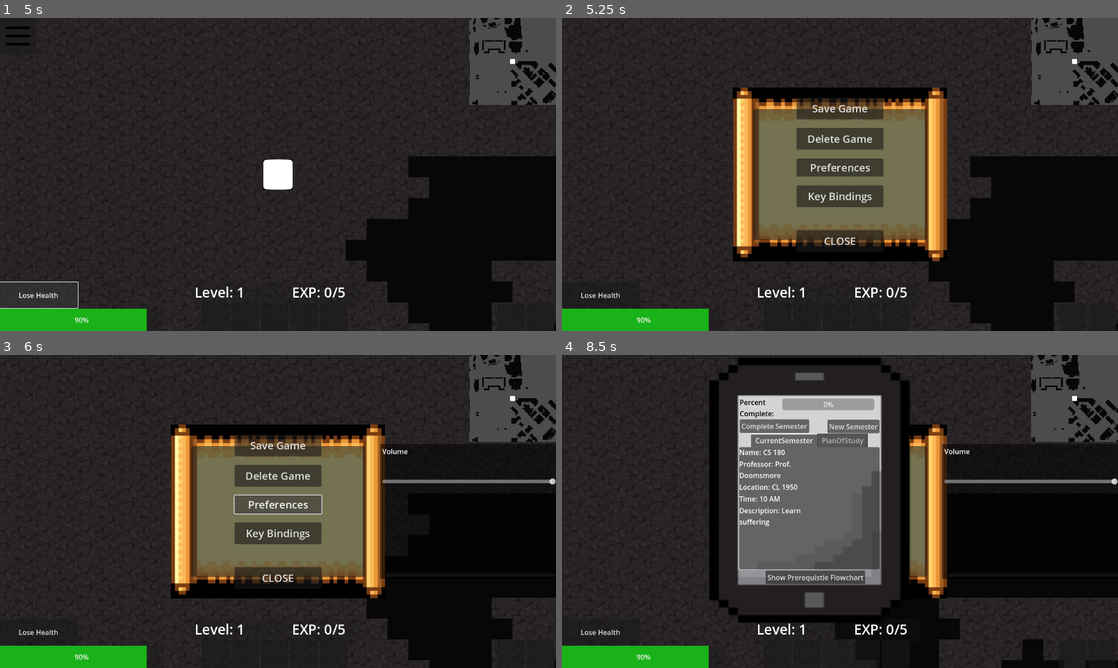
Above: before the commit, frames 1-4 (two rows, left to right).
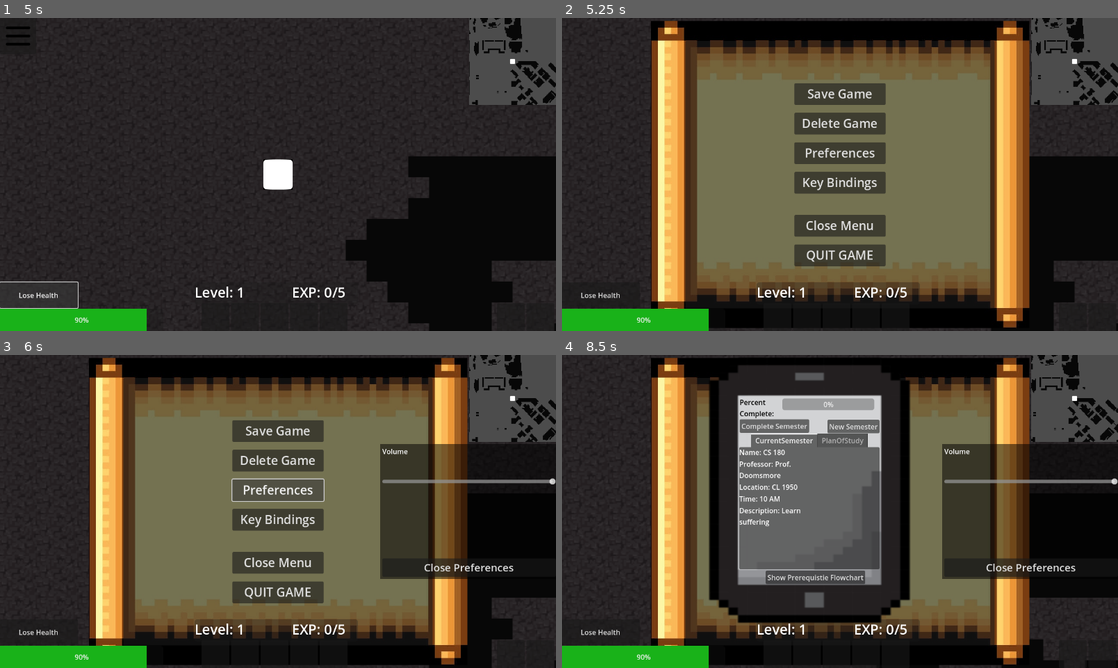
Above: after the commit, the same moments.

Repository: trex414/Profpocalypse-Purdue-Edition
Game: Godot game, scene res://test_main.tscn
The game is run twice, just before and just after one commit, with the same random seed, the same clock (stepped at 60 frames per second) and the same inputs.
Inputs (mouse positions are in pixels of both pictures, inside the frame that each line leads up to):
- Up to frame 1 (5 s): click (216, 318) at 0.52 s; click (244, 318) at 1.27 s; click (272, 318) at 2 s; click (305, 318) at 2.75 s; click (333, 318) at 3.5 s; click "Lose Health" at 4.25 s
- Up to frame 2 (5.25 s): click (578, 36) at 5 s
- Up to frame 3 (6 s): click "Preferences" at 5.75 s
- Up to frame 4 (8.5 s): click "Key Bindings" at 6.5 s; click "Save Game" at 7.25 s; tap Enter at 8 s; move the mouse to (962, 495) at 8.02 s; hold D (move_right) from 8.03 s (still down); tap C (courses_information) at 8.1 s; tap Space at 8.27 s

Frame 1 is identical in both runs. In frame 2, 52% of the frame differs, in the area x 16-85%, y 0-100%; in frame 3, 52%; in frame 4, 30%.

Commit message:
Resized and formatted menu, added close game with confirmation popup

Diff:
--- a/Settings/scenes/control_preferences.gd
+++ b/Settings/scenes/control_preferences.gd
@@ -1,6 +1,7 @@
 extends Control
 
 @onready var volume_slider = $"Panel/VBoxContainer/Volume Slider"
+
 
 # Called when the node enters the scene tree for the first time.
 func _ready():
--- a/Settings/scenes/control_settings.gd
+++ b/Settings/scenes/control_settings.gd
@@ -8,8 +8,9 @@
 @onready var close_keybind_button = $"Panel/VBoxContainer/Control - Key Bind Menu/Panel/VBoxContainer/Close Keybind Menu"
 @onready var delete_confirm_dialog = $DeleteConfirmation
 @onready var HUD_settings_button = $"../Menu Button"
-#@onready var volume_slider = $"Panel/VBoxContainer/Volume Slider"
 @onready var preferences_button = $"Panel/VBoxContainer/Preferences Button"
+@onready var quit_button = $"Panel/VBoxContainer/Close Game"
+@onready var quit_confirm_dialog = $QuitConfirmation
 
 var is_open = false
 var keybind_menu_open = false
@@ -25,6 +26,7 @@
 	keybind_menu_button.pressed.connect(toggle_keybind_menu)
 	close_keybind_button.pressed.connect(_on_CloseMenuButton_pressed)
 	preferences_button.pressed.connect(_on_preferences_button_pressed)
+	quit_button.pressed.connect(_on_quit_game)
 	#volume_slider.value = SaveManager.volume
 	#volume_slider.connect("value_changed", _on_volume_changed)
 
@@ -61,7 +63,7 @@
 
 func _on_delete():
 	delete_confirm_dialog.popup_centered()
-	#SaveManager.delete()
+
 
 func _on_delete_confirmation_confirmed():
 	SaveManager.delete()
@@ -76,9 +78,13 @@
 	keybind_menu_open = !keybind_menu_open
 
 
-#func _on_volume_changed(value):
-#	AudioServer.set_bus_volume_db(0, linear_to_db(value))
-#	SaveManager.set_volume(value)
+func _on_quit_game():
+	quit_confirm_dialog.popup_centered()
+
+func _on_quit_confirmation_confirmed():
+	SaveManager.save()
+	get_tree().quit()
+
 
 func _on_preferences_button_pressed():
 	if preferences_menu == null:
--- a/Settings/scenes/preferences_menu.tscn
+++ b/Settings/scenes/preferences_menu.tscn
@@ -60,5 +60,7 @@
 
 [node name="Close Menu" type="Button" parent="Panel/VBoxContainer"]
 layout_mode = 2
+theme_override_font_sizes/font_size = 24
+text = "Close Preferences"
 
 [connection signal="pressed" from="Panel/VBoxContainer/Close Menu" to="." method="_on_close_button_pressed"]
--- a/Settings/scenes/setting_menu.tscn
+++ b/Settings/scenes/setting_menu.tscn
@@ -15,7 +15,7 @@
 script = ExtResource("1_48vij")
 
 [node name="TextureRect" type="TextureRect" parent="."]
-custom_minimum_size = Vector2(700, 400)
+custom_minimum_size = Vector2(871, 706)
 layout_mode = 1
 anchors_preset = -1
 anchor_left = 0.5
@@ -29,7 +29,7 @@
 stretch_mode = 5
 
 [node name="Panel" type="Panel" parent="."]
-custom_minimum_size = Vector2(400, 300)
+custom_minimum_size = Vector2(712, 615)
 layout_mode = 1
 anchors_preset = 8
 anchor_left = 0.5
@@ -56,41 +56,53 @@
 offset_bottom = 116.5
 grow_horizontal = 2
 grow_vertical = 2
-theme_override_constants/separation = 20
+theme_override_constants/separation = 18
 alignment = 1
 
 [node name="Save Button" type="Button" parent="Panel/VBoxContainer"]
-custom_minimum_size = Vector2(200, 50)
+custom_minimum_size = Vector2(210, 50)
 layout_mode = 2
-theme_override_font_sizes/font_size = 24
+theme_override_font_sizes/font_size = 28
 text = "Save Game"
 
 [node name="Delete Button" type="Button" parent="Panel/VBoxContainer"]
-custom_minimum_size = Vector2(200, 50)
+custom_minimum_size = Vector2(210, 50)
 layout_mode = 2
 theme_override_colors/font_hover_pressed_color = Color(1, 0, 0, 1)
-theme_override_font_sizes/font_size = 24
+theme_override_colors/font_hover_color = Color(1, 0, 0, 1)
+theme_override_colors/font_pressed_color = Color(1, 0, 0, 1)
+theme_override_font_sizes/font_size = 28
 text = "Delete Game"
 
 [node name="Preferences Button" type="Button" parent="Panel/VBoxContainer"]
+custom_minimum_size = Vector2(210, 50)
 layout_mode = 2
-theme_override_font_sizes/font_size = 24
+theme_override_font_sizes/font_size = 28
 text = "Preferences"
 
 [node name="Key Binds Button" type="Button" parent="Panel/VBoxContainer"]
-custom_minimum_size = Vector2(200, 50)
+custom_minimum_size = Vector2(210, 50)
 layout_mode = 2
-theme_override_font_sizes/font_size = 24
+theme_override_font_sizes/font_size = 28
 text = "Key Bindings"
 
 [node name="Label" type="Label" parent="Panel/VBoxContainer"]
 layout_mode = 2
 
 [node name="Close Menu" type="Button" parent="Panel/VBoxContainer"]
-custom_minimum_size = Vector2(200, 50)
+custom_minimum_size = Vector2(210, 50)
 layout_mode = 2
-theme_override_font_sizes/font_size = 24
-text = "CLOSE"
+theme_override_font_sizes/font_size = 28
+text = "Close Menu"
+
+[node name="Close Game" type="Button" parent="Panel/VBoxContainer"]
+custom_minimum_size = Vector2(210, 50)
+layout_mode = 2
+theme_override_colors/font_hover_pressed_color = Color(1, 0, 0, 1)
+theme_override_colors/font_hover_color = Color(1, 0, 0, 1)
+theme_override_colors/font_pressed_color = Color(1, 0, 0, 1)
+theme_override_font_sizes/font_size = 28
+text = "QUIT GAME"
 
 [node name="Control - Key Bind Menu" type="Control" parent="Panel/VBoxContainer"]
 visible = false
@@ -154,4 +166,10 @@
 [node name="DeleteConfirmation" type="ConfirmationDialog" parent="."]
 dialog_text = "Are you sure you want to delete your game?"
 
+[node name="QuitConfirmation" type="ConfirmationDialog" parent="."]
+auto_translate_mode = 1
+size = Vector2i(548, 100)
+dialog_text = "Are you sure you want to quit the game? Your progress will be saved."
+
 [connection signal="confirmed" from="DeleteConfirmation" to="." method="_on_delete_confirmation_confirmed"]
+[connection signal="confirmed" from="QuitConfirmation" to="." method="_on_quit_confirmation_confirmed"]
Not shown: 1 places in test_main.tscn that only renumber resources
Not shown, changed: .DS_Store
